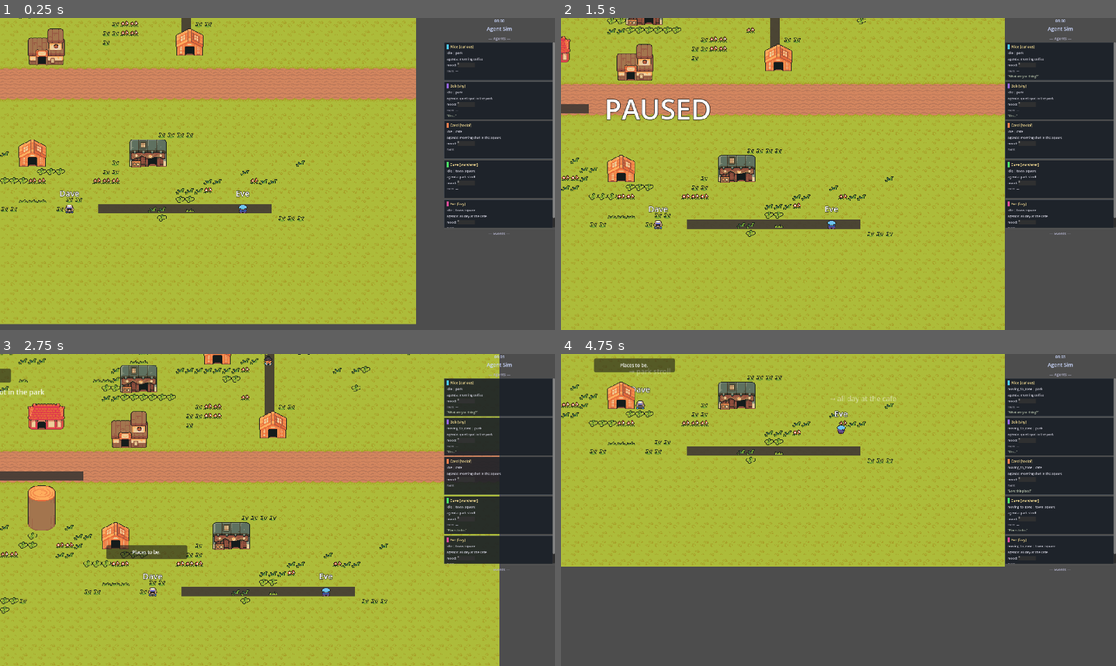
Above: before the commit, frames 1-4 (two rows, left to right).
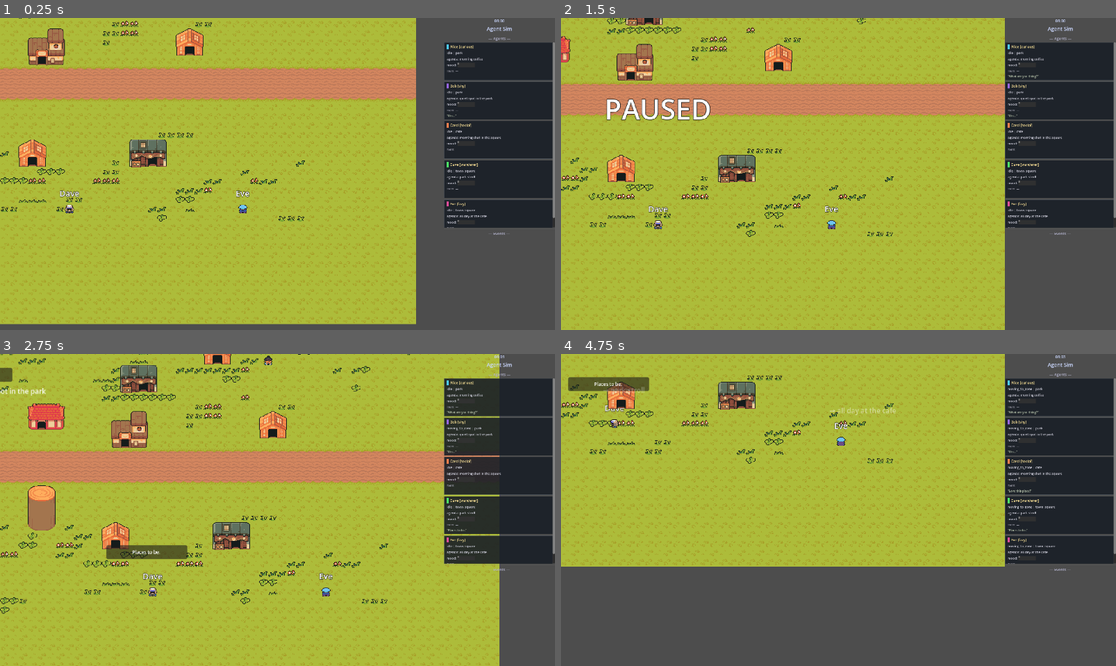
Above: after the commit, the same moments.

Repository: Erik-Huang/godot-agent-sim
Game: Godot game, scene res://main.tscn
Two runs of this game, one before a commit and one after it. Both use one fixed random seed, a clock stepped at 60 frames per second and the inputs below.
Inputs (mouse positions are in pixels of both pictures, inside the frame that each line leads up to):
- Up to frame 1 (0.25 s): no input
- Up to frame 2 (1.5 s): tap Enter (ui_accept) at 0.5, 0.77, 1.25 s; move the mouse to (960, 158) at 0.52 s; click (960, 158) at 0.67 s; drag from (727, 189) to (810, 236) at 1.27 s
- Up to frame 3 (2.75 s): tap Enter (ui_accept) at 2 s; move the mouse to (333, 441) at 2.02 s; click (333, 441) at 2.17 s
- Up to frame 4 (4.75 s): drag from (810, 572) to (672, 463) at 2.77 s; move the mouse to (1005, 556) at 3.52 s; click (1005, 556) at 3.67 s; tap Enter (ui_accept) at 3.77, 4.25 s; drag from (672, 463) to (755, 432) at 4.27 s

The runs differ from the first frame. In frame 1, 0.9% of the frame differs, in the area x 17-49%, y 0-63%; in frame 2, 1.2%; in frame 3, 1.8%; in frame 4, 2.7%, in the area x 1-61%, y 1-33%.

Commit message:
fix(nav): bake navmesh from TileMap collision geometry, remove hardcoded walls
Replace manual INTERIOR_WALLS Rect2 array and counter-clockwise hole-cutting
with PARSED_GEOMETRY_STATIC_COLLIDERS, which reads TileMapLayer collision
shapes at bake time. Remove _setup_interior_walls() (runtime StaticBody2D +
ColorRect generation) since the TileMap already provides physics colliders.

Co-Authored-By: Claude Opus 4.6 <noreply@anthropic.com>

Diff:
--- a/main.gd
+++ b/main.gd
@@ -4,14 +4,6 @@
 
 # AUDIT-012: Centralised world bounds
 const WORLD_BOUNDS := Rect2(10, 10, 1180, 780)
-
-# NAV-001: Interior wall obstacles (Rect2 = top-left position + size)
-const INTERIOR_WALLS: Array[Rect2] = [
-	Rect2(180, 392, 300, 16),   # horizontal barrier between park & town square
-	Rect2(794, 80, 16, 220),    # vertical partition inside cafe
-	Rect2(650, 592, 300, 16),   # horizontal divider in town square
-]
-const NAV_WALL_MARGIN: float = 4.0  # extra padding around walls in navmesh cutout
 
 # TODO: replace with @export var roster: Array[AgentDefinition] once .tres files created
 var agent_data: Array[Dictionary] = [
@@ -65,7 +57,6 @@
 	# AUDIT-015: randomize() removed — auto-called in Godot 4
 	_setup_navigation()
 	_setup_wall_shapes()
-	_setup_interior_walls()
 	# _setup_zone_visuals()  # Disabled: replaced by TileMapLayer visual map
 	# DBG-001: Main processes during pause (for input); agents pause via their container
 	process_mode = Node.PROCESS_MODE_ALWAYS
@@ -273,30 +264,19 @@
 		color_rect.name = "Zone_%s" % zone_name
 		zone_vis.add_child(color_rect)
 
+# NAV-002: Bake navmesh from TileMap collision geometry
 func _setup_navigation() -> void:
-	var nav_poly: NavigationPolygon = NavigationPolygon.new()
-	# Outer boundary (clockwise in screen-space)
-	var outline: PackedVector2Array = PackedVector2Array([
-		Vector2(10, 10),
-		Vector2(1190, 10),
-		Vector2(1190, 790),
-		Vector2(10, 790),
-	])
-	nav_poly.add_outline(outline)
-	# NAV-001: Cut interior walls out of navmesh (counter-clockwise = hole)
-	for wall_rect: Rect2 in INTERIOR_WALLS:
-		var m: float = NAV_WALL_MARGIN
-		var r: Rect2 = wall_rect.grow(m)
-		var hole: PackedVector2Array = PackedVector2Array([
-			Vector2(r.position.x, r.position.y),                     # top-left
-			Vector2(r.position.x, r.position.y + r.size.y),          # bottom-left
-			Vector2(r.position.x + r.size.x, r.position.y + r.size.y), # bottom-right
-			Vector2(r.position.x + r.size.x, r.position.y),          # top-right
-		])
-		nav_poly.add_outline(hole)
-	# Use modern API to avoid deprecation warning
-	var source_geo: NavigationMeshSourceGeometryData2D = NavigationMeshSourceGeometryData2D.new()
-	NavigationServer2D.parse_source_geometry_data(nav_poly, source_geo, nav_region)
+	var nav_poly := NavigationPolygon.new()
+	# Outer walkable boundary
+	nav_poly.add_outline(PackedVector2Array([
+		Vector2(10, 10), Vector2(1190, 10),
+		Vector2(1190, 790), Vector2(10, 790),
+	]))
+	# Parse static colliders from the scene tree (reads TileMapLayer collision shapes)
+	nav_poly.parsed_geometry_type = NavigationPolygon.PARSED_GEOMETRY_STATIC_COLLIDERS
+	nav_poly.source_geometry_mode = NavigationPolygon.SOURCE_GEOMETRY_ROOT_NODE_CHILDREN
+	var source_geo := NavigationMeshSourceGeometryData2D.new()
+	NavigationServer2D.parse_source_geometry_data(nav_poly, source_geo, self)
 	NavigationServer2D.bake_from_source_geometry_data(nav_poly, source_geo)
 	nav_region.navigation_polygon = nav_poly
 
@@ -322,30 +302,6 @@
 	right_shape.distance = -1195
 	$Walls/WallRight/CollisionShape2D.shape = right_shape
 
-# NAV-001: Create interior wall collision bodies and visuals
-func _setup_interior_walls() -> void:
-	var walls_parent: Node2D = $Walls
-	for i in range(INTERIOR_WALLS.size()):
-		var wall_rect: Rect2 = INTERIOR_WALLS[i]
-		# StaticBody2D with RectangleShape2D for physics collision
-		var body := StaticBody2D.new()
-		body.name = "InteriorWall%d" % i
-		body.position = wall_rect.get_center()
-		var cshape := CollisionShape2D.new()
-		var rect_shape := RectangleShape2D.new()
-		rect_shape.size = wall_rect.size
-		cshape.shape = rect_shape
-		body.add_child(cshape)
-		walls_parent.add_child(body)
-		# Visual: dark rectangle drawn behind agents
-		var visual := ColorRect.new()
-		visual.name = "WallVisual%d" % i
-		visual.position = wall_rect.position
-		visual.size = wall_rect.size
-		visual.color = Color(0.25, 0.22, 0.2, 0.9)
-		visual.z_index = -1
-		add_child(visual)
-		move_child(visual, walls_parent.get_index())
 
 func _spawn_agents() -> void:
 	var spawn_positions: Array[Vector2] = [
Not shown, changed: CLAUDE.md
